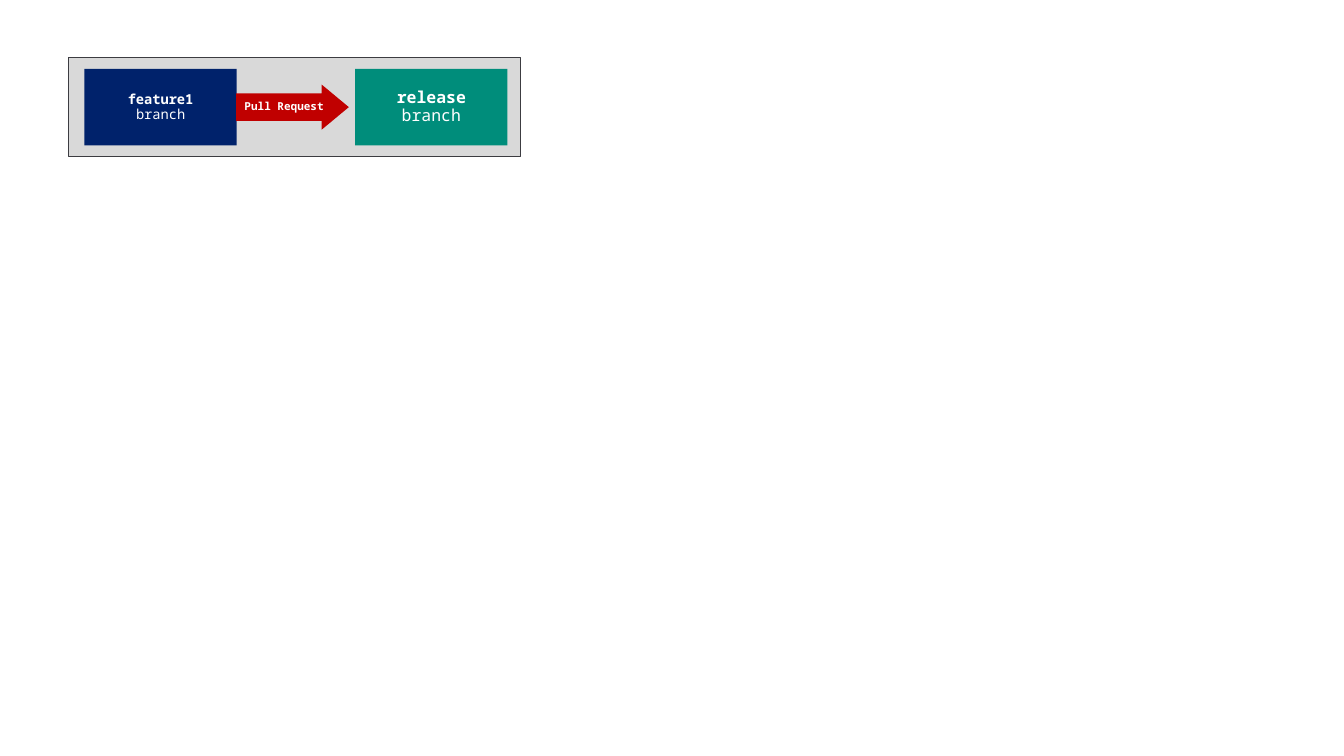
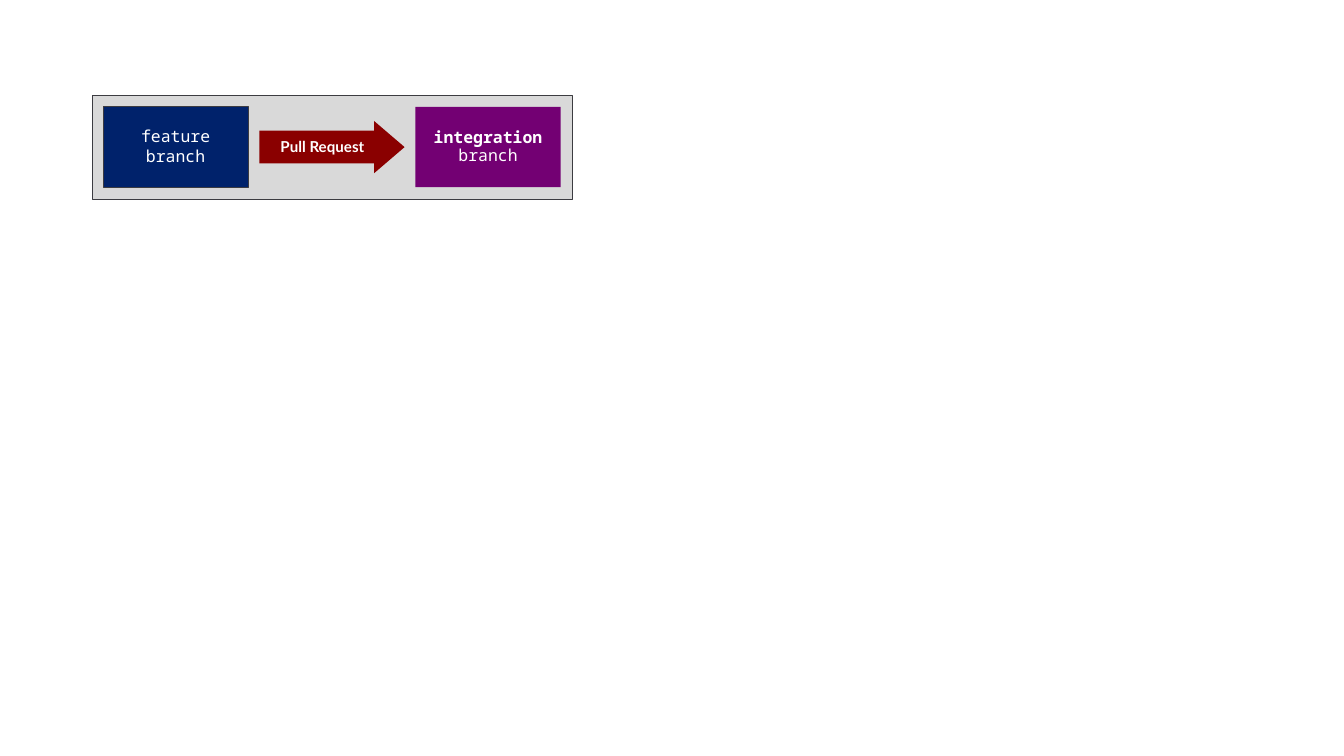
Before and after one commit to FabricDevCamp/fabric-cicd-whitepaper, a slide deck: slide 11 of pptx/Part 1 - Overview of Fabric CICD.pptx (slide 21 before the commit). Drawn at 1344x756 pixels with LibreOffice and Linux fonts; fonts in the diff are those of the drawing. Boxes give left, top, right and bottom in pixels: in the first picture for what was removed or moved away, otherwise in the second. Text is boxed around its words. In the diff, an @@ line names an element or a change of style, - is before the commit and + after.

```diff
--- a/pptx/Part 1 - Overview of Fabric CICD.pptx
+++ b/pptx/Part 1 - Overview of Fabric CICD.pptx
@@ rectangle resized from (x1=68, y1=57, x2=520, y2=156) to (x1=93, y1=96, x2=573, y2=200) @@
@@ rectangle at (x1=93, y1=96, x2=573, y2=200): mirrored @@
@@ rectangle "feature" resized from (x1=85, y1=69, x2=237, y2=145) to (x1=103, y1=107, x2=248, y2=187) @@
@@ rectangle "feature" at (x1=103, y1=107, x2=248, y2=187): outline none to #3C3C41 0.75 pt @@
@@ rectangle "integration" resized from (x1=356, y1=69, x2=508, y2=145) to (x1=415, y1=107, x2=560, y2=187) @@
@@ rectangle "integration" at (x1=415, y1=107, x2=560, y2=187): fill #008D7B to #730073 @@
@@ text in rectangle at (x1=141, y1=129, x2=210, y2=142): text changed; size 10 to 12 pt; bold off @@
-feature1
+feature
@@ text in rectangle at (x1=146, y1=149, x2=205, y2=162): size 10 to 12 pt in "branch"; more space between paragraphs @@
@@ right arrow "Pull Request" resized from (x1=236, y1=85, x2=349, y2=130) to (x1=260, y1=121, x2=405, y2=173) @@
@@ right arrow "Pull Request" at (x1=260, y1=121, x2=405, y2=173): size 8 to 11 pt, font Noto Sans Mono to Lato; fill #C00000 to #8A0000; proportions changed @@
@@ text in rectangle at (x1=434, y1=130, x2=543, y2=147): text changed @@
-release
+integration
```
Also in this commit, not shown: 9 other slides changed, 31 slides added, 7 slides removed, 5 other files.
